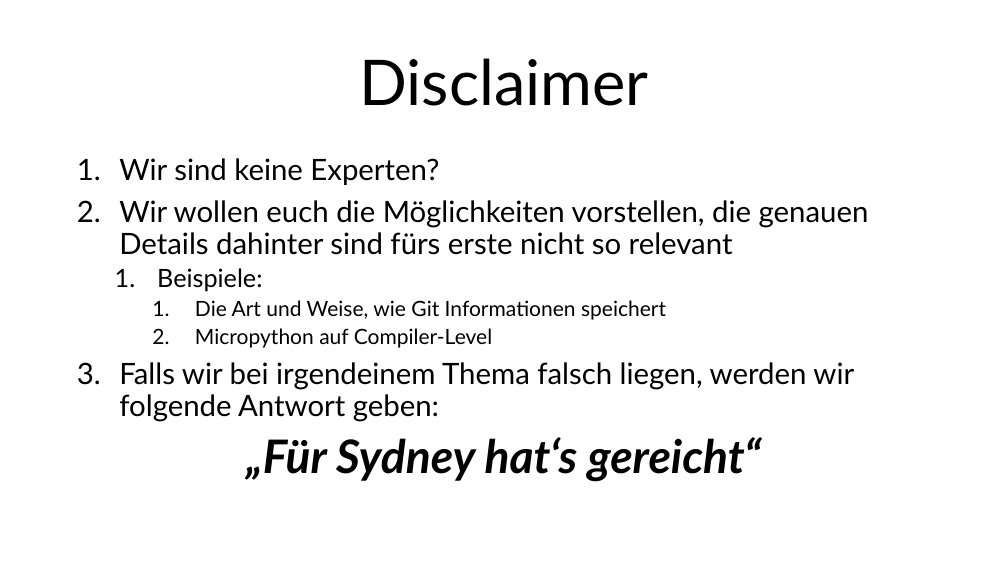
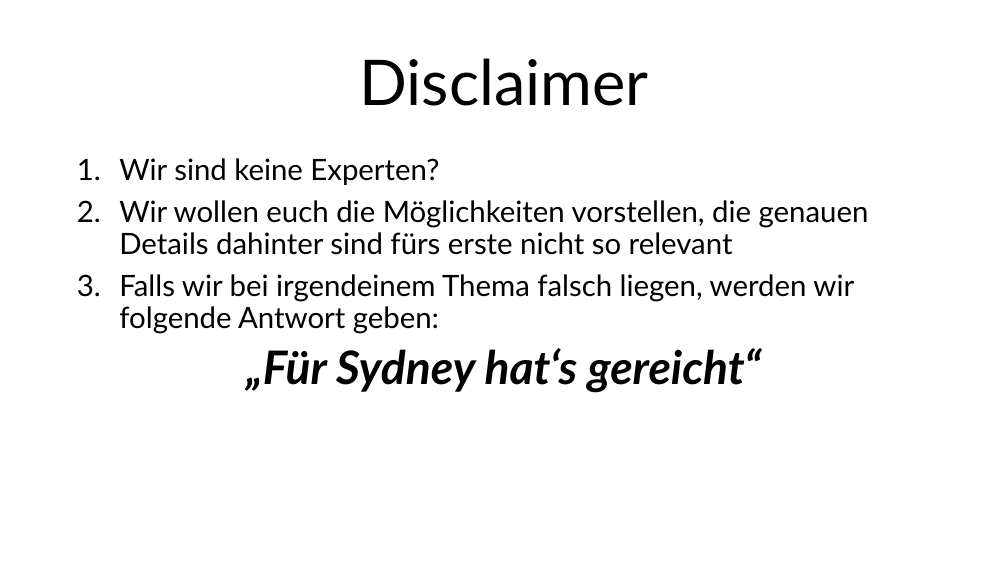
Before and after one commit to Mac-Lego-RMS/HoT_Meetup_2024, a slide deck: slide 5 of HoT-Meetup_2024_Pybricks.pptx. Drawn at 1008x567 pixels with LibreOffice and Linux fonts; fonts in the diff are those of the drawing. Boxes give left, top, right and bottom in pixels: in the first picture for what was removed or moved away, otherwise in the second. Text is boxed around its words. In the diff, an @@ line names an element or a change of style, - is before the commit and + after.

```diff
--- a/HoT-Meetup_2024_Pybricks.pptx
+++ b/HoT-Meetup_2024_Pybricks.pptx
@@ text at [157,268,666,348]: paragraphs removed @@
-  1. Beispiele:
-    1. Die Art und Weise, wie Git Informationen speichert
-    2. Micropython auf Compiler-Level
```
Also in this commit, not shown: 5 other slides changed, 1 slide added, 3 slides removed.
